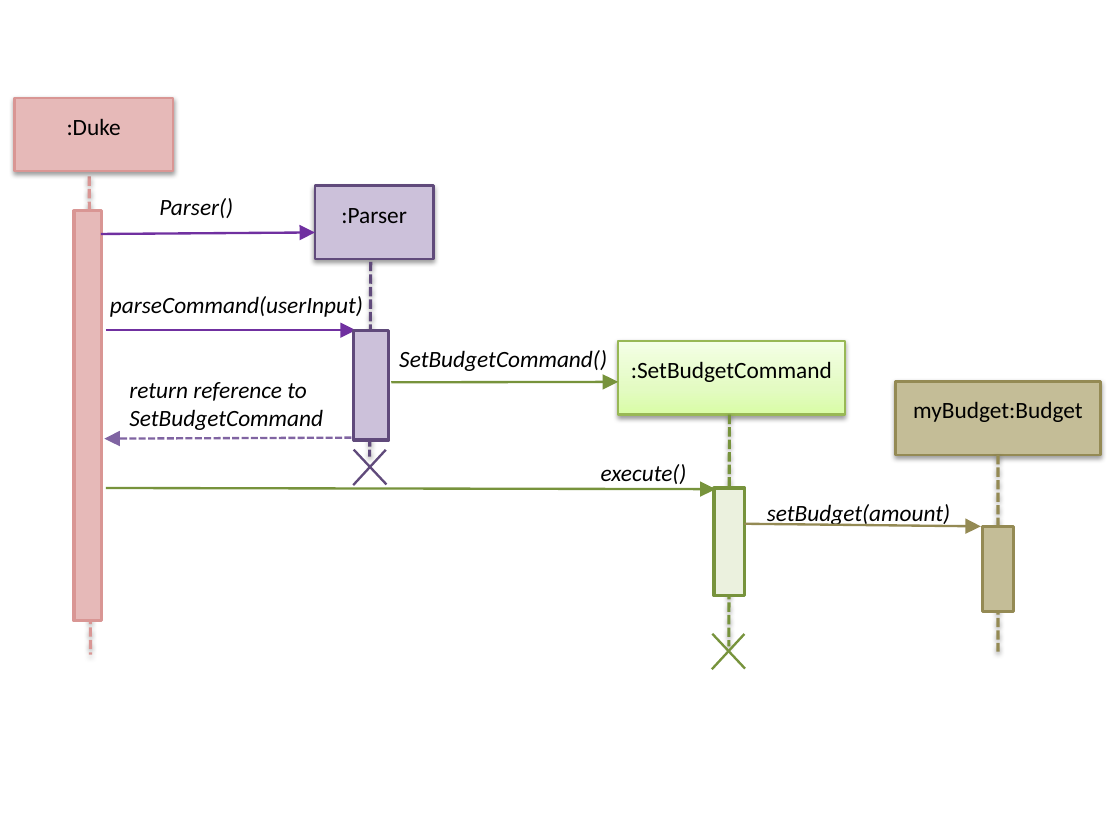
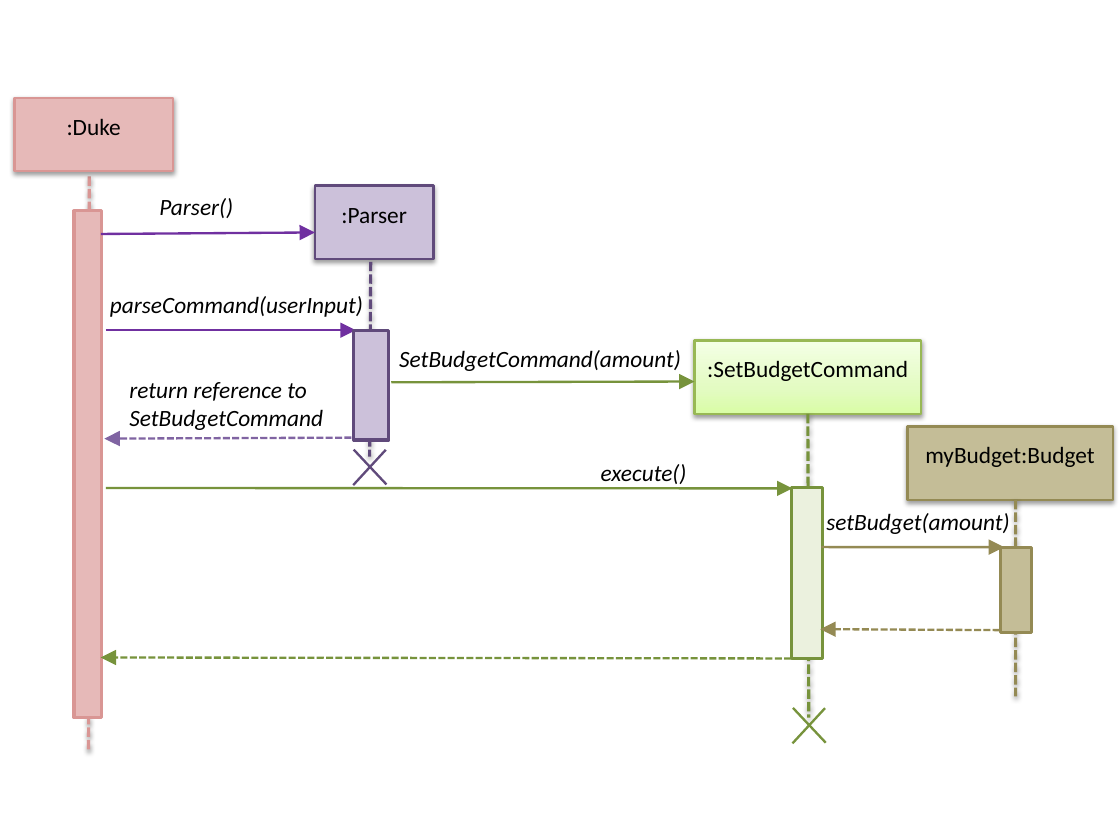
Before and after one commit to nus-cs2113-AY1920S2/tp, a slide deck: slide 1 of docs/SetBudget.pptx. Drawn at 1120x840 pixels with LibreOffice and Linux fonts; fonts in the diff are those of the drawing. Boxes give left, top, right and bottom in pixels: in the first picture for what was removed or moved away, otherwise in the second. Text is boxed around its words. In the diff, an @@ line names an element or a change of style, - is before the commit and + after.

```diff
--- a/docs/SetBudget.pptx
+++ b/docs/SetBudget.pptx
@@ line moved from (90, 177) - (91, 655) to (90, 177) - (88, 752) @@
@@ rectangle: place and size @@
-rectangle at bbox=[74, 211, 102, 620]
+rectangle at bbox=[74, 211, 102, 718]
@@ text at bbox=[399, 350, 681, 371]: text changed @@
-SetBudgetCommand()
+SetBudgetCommand(amount)
@@ rectangle ":SetBudgetCommand": place and size @@
-rectangle ":SetBudgetCommand" at bbox=[618, 342, 844, 416]
+rectangle ":SetBudgetCommand" at bbox=[694, 340, 921, 414]
@@ arrow moved from (391, 382) - (618, 382) to (391, 382) - (694, 382) @@
@@ line moved from (729, 414) - (729, 646) to (808, 414) - (809, 718) @@
@@ rectangle "myBudget:Budget": place and size @@
-rectangle "myBudget:Budget" at bbox=[895, 382, 1100, 456]
+rectangle "myBudget:Budget" at bbox=[907, 427, 1112, 501]
@@ arrow moved from (105, 488) - (716, 489) to (105, 488) - (793, 488) @@
@@ rectangle: place and size @@
-rectangle at bbox=[715, 488, 745, 596]
+rectangle at bbox=[792, 487, 822, 659]
@@ text "setBudget(amount)": place and size @@
-text "setBudget(amount)" at bbox=[767, 504, 950, 527]
+text "setBudget(amount)" at bbox=[826, 513, 1009, 534]
@@ line moved from (998, 455) - (998, 652) to (1016, 500) - (1016, 697) @@
@@ arrow moved from (745, 524) - (981, 526) to (821, 547) - (1005, 547) @@
@@ rectangle: place and size @@
-rectangle at bbox=[982, 526, 1012, 612]
+rectangle at bbox=[1001, 547, 1032, 632]
@@ arrow added from (1000, 631) to (820, 629), #948A54 1.5 pt dashed @@
@@ arrow added from (791, 659) to (101, 657), #77933C 1.5 pt dashed @@
@@ line moved from (745, 669) - (712, 634) to (825, 743) - (793, 708) @@
@@ line moved from (745, 634) - (712, 670) to (825, 708) - (793, 744) @@
```
Also in this commit, not shown: 8 other files.
